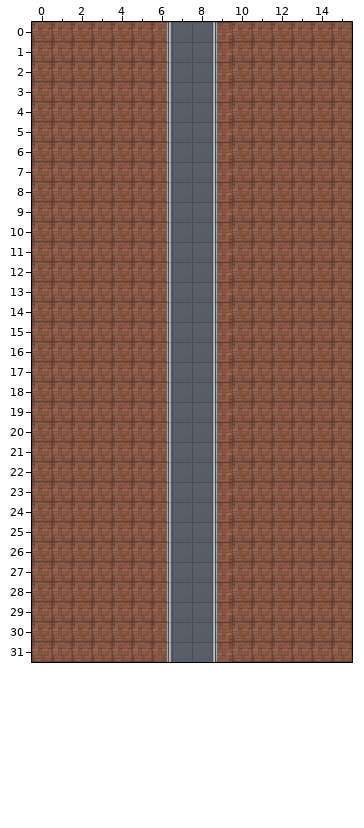
Two versions of a level (Tiled map, straight3.tmx). The picture above was drawn from the file before the commit.
Cells are 256x256 px. Shown: x 0..15, y 0..31.
The result:
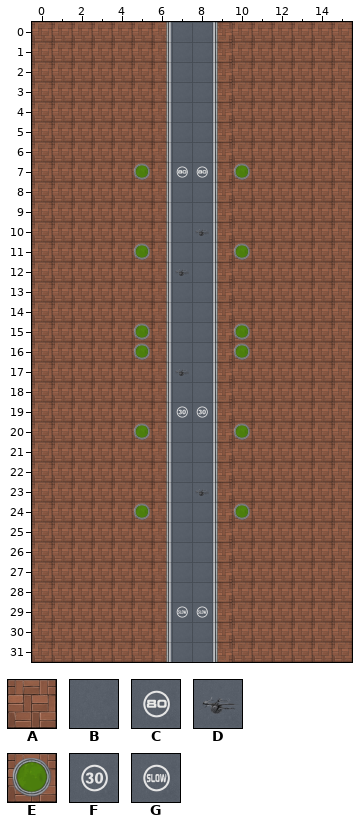
Key: from "city": A 55 "block_01", B 64 "block_05", C 69 "block_10", D 74 "block_15", E 75 "block_16", F 83 "block_24", G 84 "block_25".
_ is an empty cell.
What changed:
Layer "Слой тайлов 1":
Tile C replaces tile B in row 7 at x 7 to 8.
Tile D replaces tile B in row 10 at x 8; in row 12 at x 7; in row 17 at x 7; in row 23 at x 8.
Tile E replaces tile A in row 7 at x 5 and 10; in row 11 at x 5 and 10; in rows 15 to 16 at x 5 and 10; in row 20 at x 5 and 10; in row 24 at x 5 and 10.
Tile F replaces tile B in row 19 at x 7 to 8.
Tile G replaces tile B in row 29 at x 7 to 8.
